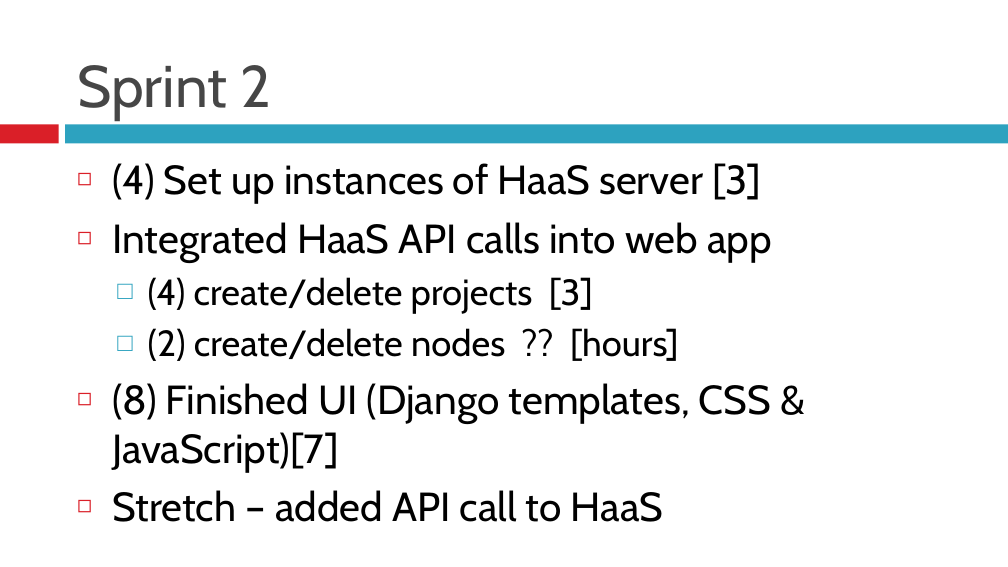
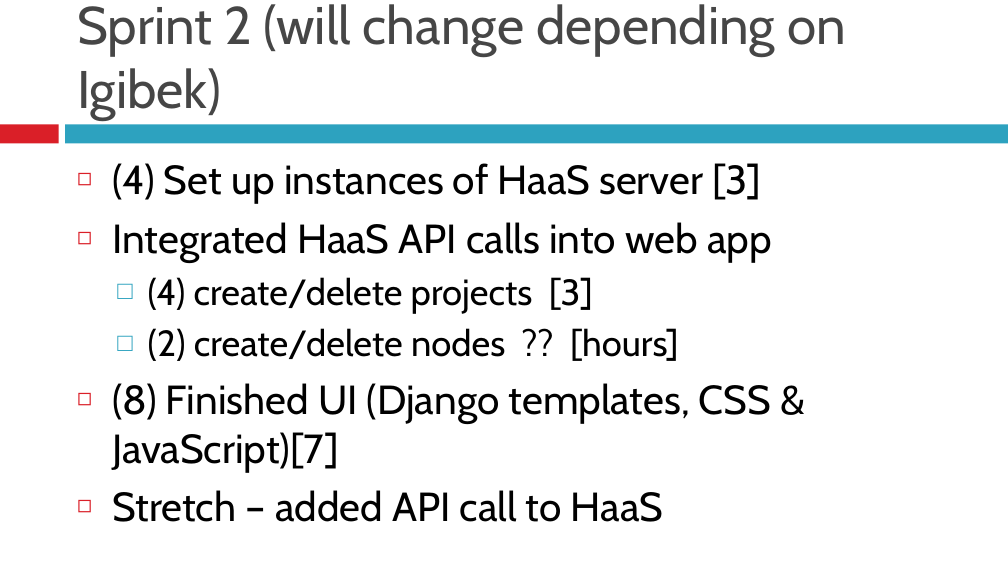
Before and after one commit to BU-EC500-SP15/moc-gui-plugins, a slide deck: slide 5 of MOCUIPlugin-Demo2.pptx. Drawn at 1008x567 pixels with LibreOffice and Linux fonts; fonts in the diff are those of the drawing. Boxes give left, top, right and bottom in pixels: in the first picture for what was removed or moved away, otherwise in the second. Text is boxed around its words. In the diff, an @@ line names an element or a change of style, - is before the commit and + after.

```diff
--- a/MOCUIPlugin-Demo2.pptx
+++ b/MOCUIPlugin-Demo2.pptx
@@ title at (77, 4, 846, 119): text changed; size 42 to 37.8 pt @@
-Sprint 2
+Sprint 2 (will change depending on Igibek)
```
Also in this commit, not shown: 4 other slides changed.
